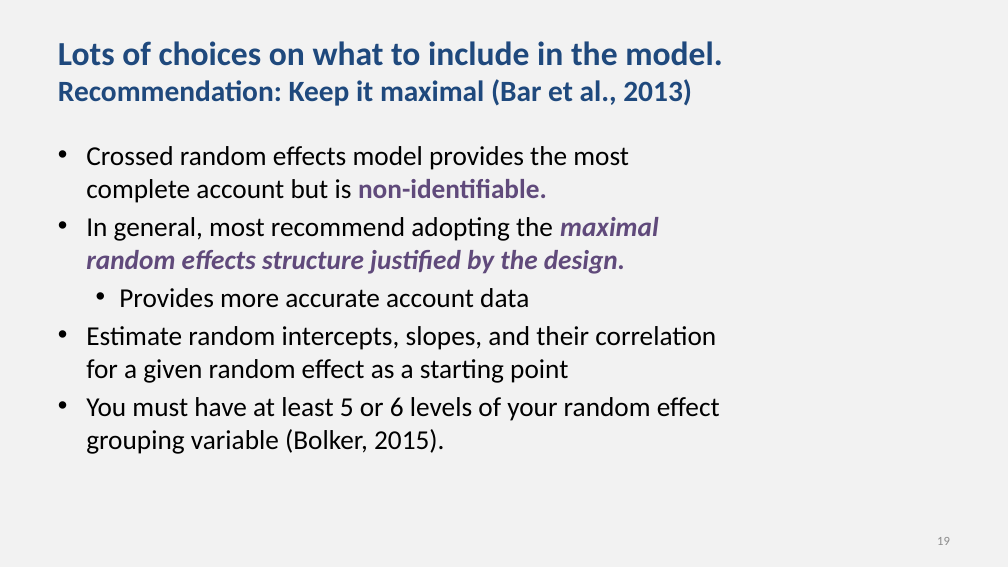
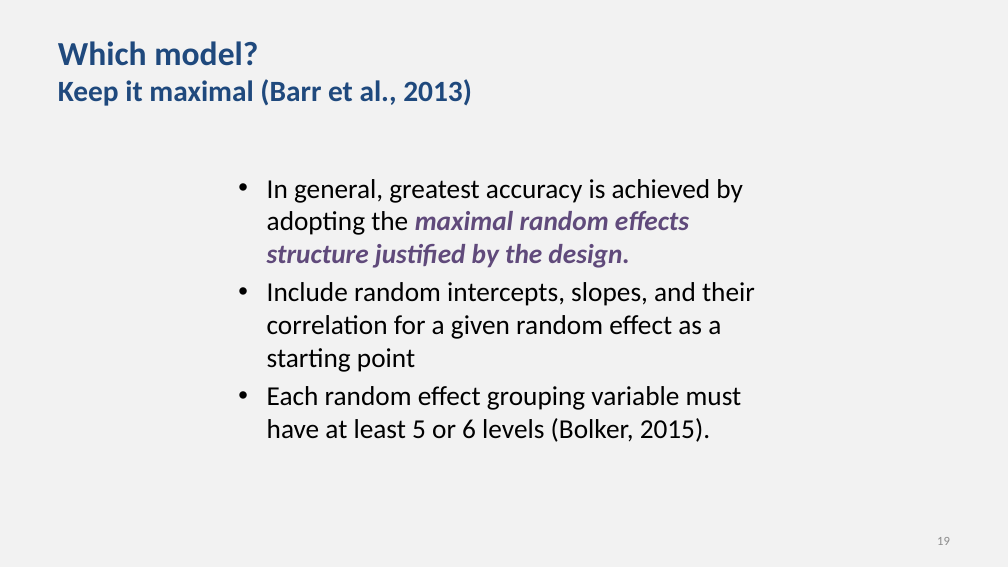
Before and after one commit to chrisjberry/datafluencyCB, a slide deck: slide 19 of docs/slides/PSYC761_L8_MixedModels.pptx. Drawn at 1008x567 pixels with LibreOffice and Linux fonts; fonts in the diff are those of the drawing. Boxes give left, top, right and bottom in pixels: in the first picture for what was removed or moved away, otherwise in the second. Text is boxed around its words. In the diff, an @@ line names an element or a change of style, - is before the commit and + after.

```diff
--- a/docs/slides/PSYC761_L8_MixedModels.pptx
+++ b/docs/slides/PSYC761_L8_MixedModels.pptx
@@ title at (58,41,472,106): text changed @@
-Lots of choices on what to include in the model.
-Recommendation: Keep it maximal (Bar et al., 2013)
+Which model?
+Keep it maximal (Barr et al., 2013)
@@ text at (267,179,755,442): text changed @@
-• Crossed random effects model provides the most complete account but is non-identifiable.
-• In general, most recommend adopting the maximal random effects structure justified by the design.
-  • Provides more accurate account data
-• Estimate random intercepts, slopes, and their correlation for a given random effect as a starting point
-• You must have at least 5 or 6 levels of your random effect grouping variable (Bolker, 2015).
+• In general, greatest accuracy is achieved by adopting the maximal random effects structure justified by the design.
+• Include random intercepts, slopes, and their correlation for a given random effect as a starting point
+• Each random effect grouping variable must have at least 5 or 6 levels (Bolker, 2015).
```
Also in this commit, not shown: 20 other slides changed.
